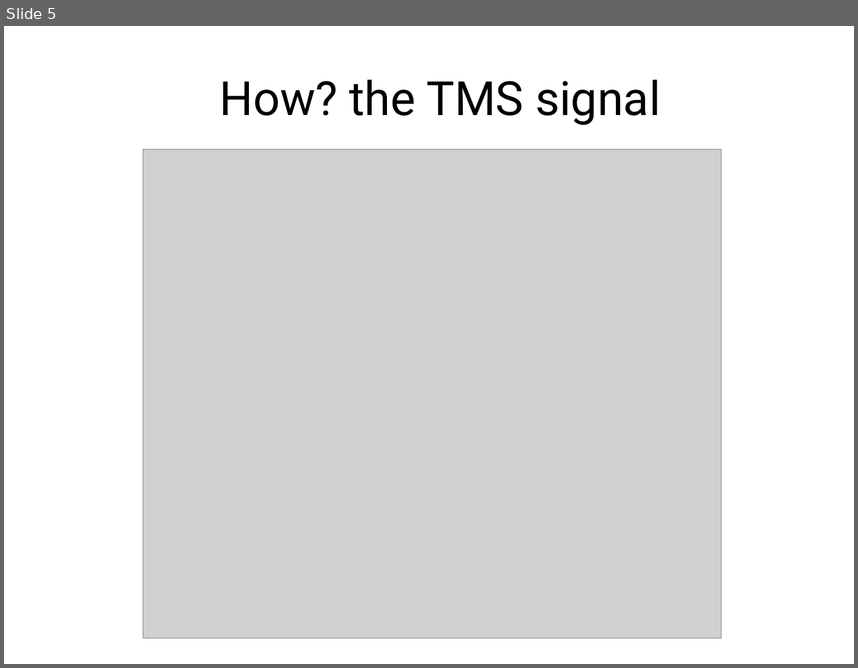
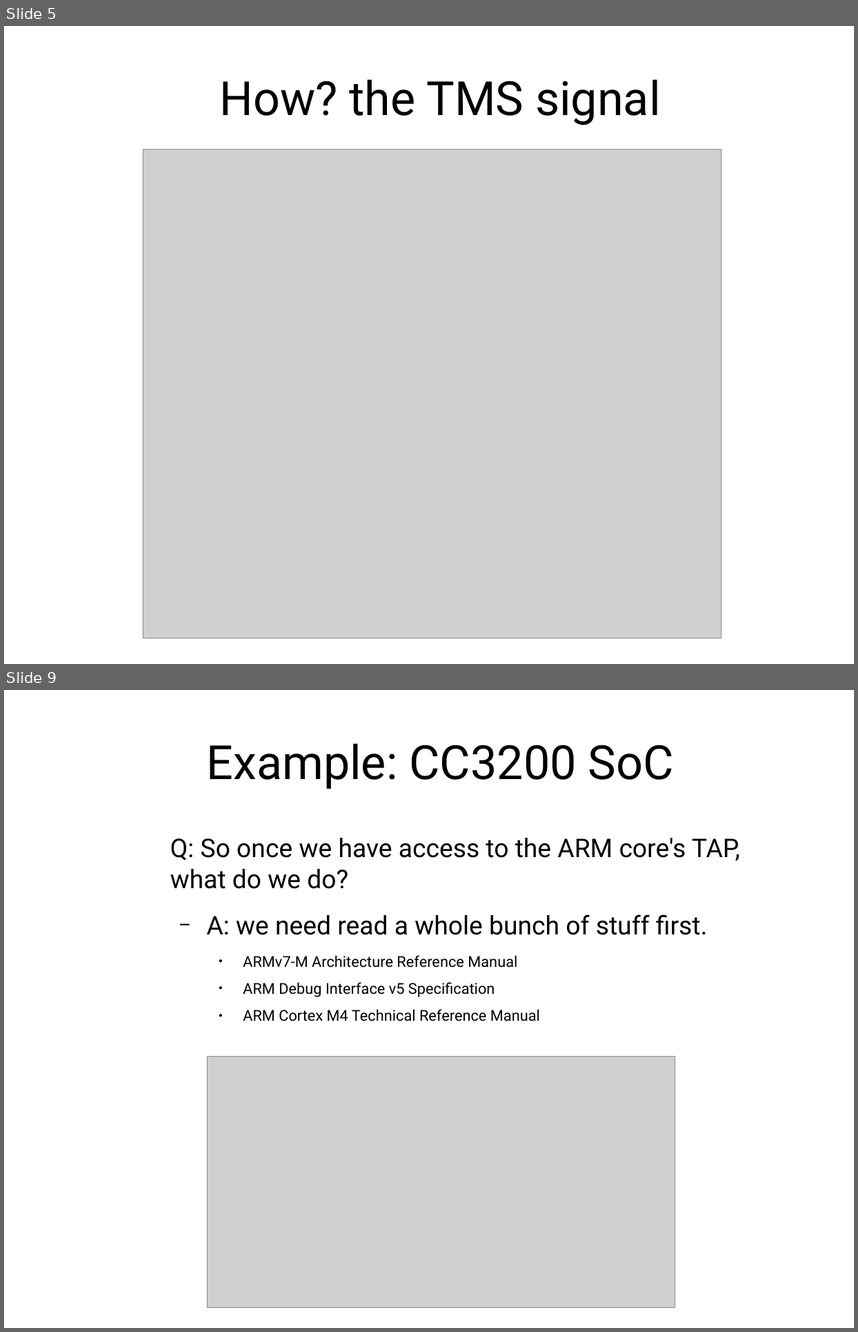
Before and after one commit to Mindtribe/Leash-Debugger, a slide deck: reporting/other/08-18 JTAG presentation/JTAG_presentation.odp. Shown one above the other, each under a label of ours: slide 5 before the commit, slides 5 and 9 after it; the slides between them are not shown. The pictures are 858x668 and 858x1332 pixels, drawn with LibreOffice and Linux fonts; fonts in the diff are those of the drawing; grey boxes stand for pictures. Boxes give left, top, right and bottom in pixels: in the first picture for what was removed or moved away, otherwise in the second. Text is boxed around its words. In the diff, an @@ line names an element or a change of style, - is before the commit and + after.

```diff
--- a/reporting/other/08-18 JTAG presentation/JTAG_presentation.odp
+++ b/reporting/other/08-18 JTAG presentation/JTAG_presentation.odp
@@ slide 9 added at (x1=4, y1=690, x2=854, y2=1328), background #FFFFFF @@
@@ title added at (x1=206, y1=743, x2=674, y2=789), 44 pt, text #000000 @@
+Example: CC3200 SoC
@@ text added at (x1=170, y1=838, x2=740, y2=1021), 14 pt, text #000000 @@
+Q: So once we have access to the ARM core's TAP, what do we do?
+  − A: we need read a whole bunch of stuff first.
+    ● ARMv7-M Architecture Reference Manual
+    ● ARM Debug Interface v5 Specification
+    ● ARM Cortex M4 Technical Reference Manual
@@ picture added at (x1=207, y1=1056, x2=675, y2=1307) @@
```
Also in this commit, not shown: 1 slide changed, 4 other slides added, 12 other files.
